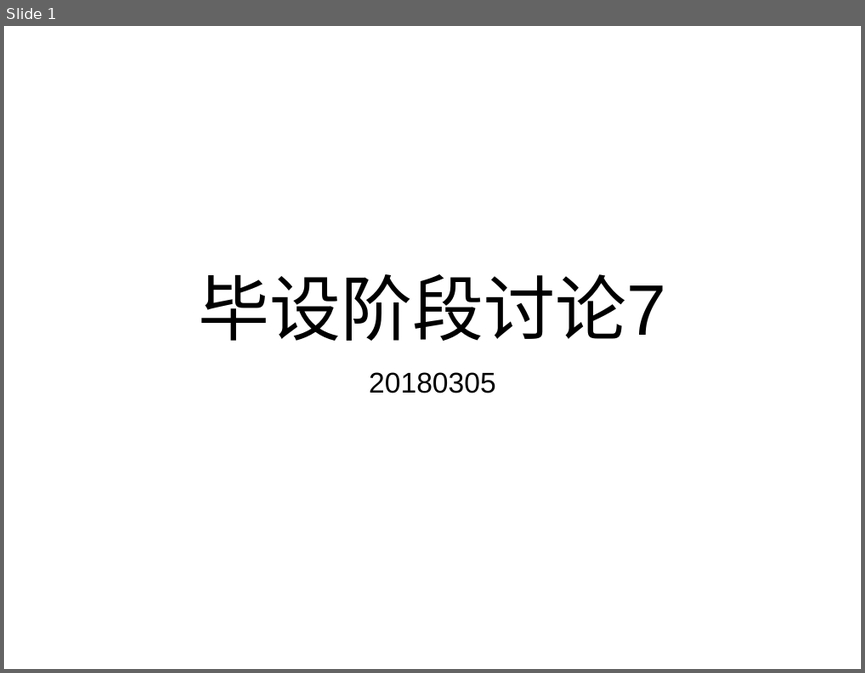
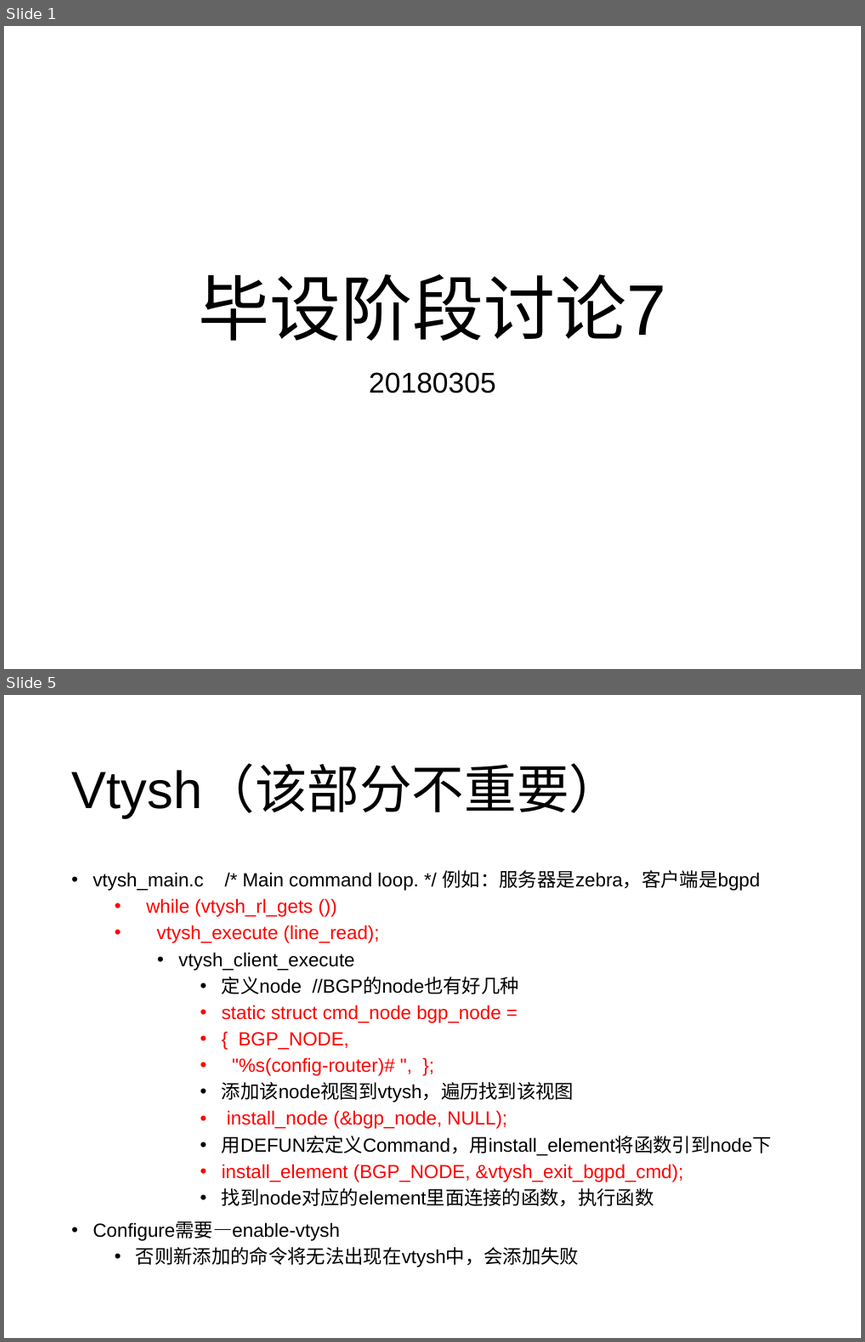
Before and after one commit to wangqing93/ibgp_exp, a slide deck: doc/毕设阶段讨论7.pptx. Shown one above the other, each under a label of ours: slide 1 before the commit, slides 1 and 5 after it; the slides between them are not shown. The pictures are 865x673 and 865x1342 pixels, drawn with LibreOffice and Linux fonts; fonts in the diff are those of the drawing. Boxes give left, top, right and bottom in pixels: in the first picture for what was removed or moved away, otherwise in the second. Text is boxed around its words. In the diff, an @@ line names an element or a change of style, - is before the commit and + after.

```diff
--- a/doc/毕设阶段讨论7.pptx
+++ b/doc/毕设阶段讨论7.pptx
@@ slide 5 added at box(4, 695, 861, 1338), background #FFFFFF @@
@@ title added at box(71, 766, 621, 818), 44 pt, text #000000 @@
+Vtysh（该部分不重要）
@@ text added at box(93, 870, 772, 1267), 16 pt, text #000000 @@
+• vtysh_main.c /* Main command loop. */ 例如：服务器是zebra，客户端是bgpd
+  • while (vtysh_rl_gets ())
+  • vtysh_execute (line_read);
+    • vtysh_client_execute
+      • 定义node //BGP的node也有好几种
+      • static struct cmd_node bgp_node =
+      • { BGP_NODE,
+      • "%s(config-router)# ", };
+      • 添加该node视图到vtysh，遍历找到该视图
+      • install_node (&bgp_node, NULL);
+      • 用DEFUN宏定义Command，用install_element将函数引到node下
+      • install_element (BGP_NODE, &vtysh_exit_bgpd_cmd);
+      • 找到node对应的element里面连接的函数，执行函数
+• Configure需要—enable-vtysh
+  • 否则新添加的命令将无法出现在vtysh中，会添加失败
```
Also in this commit, not shown: 9 other slides added.
